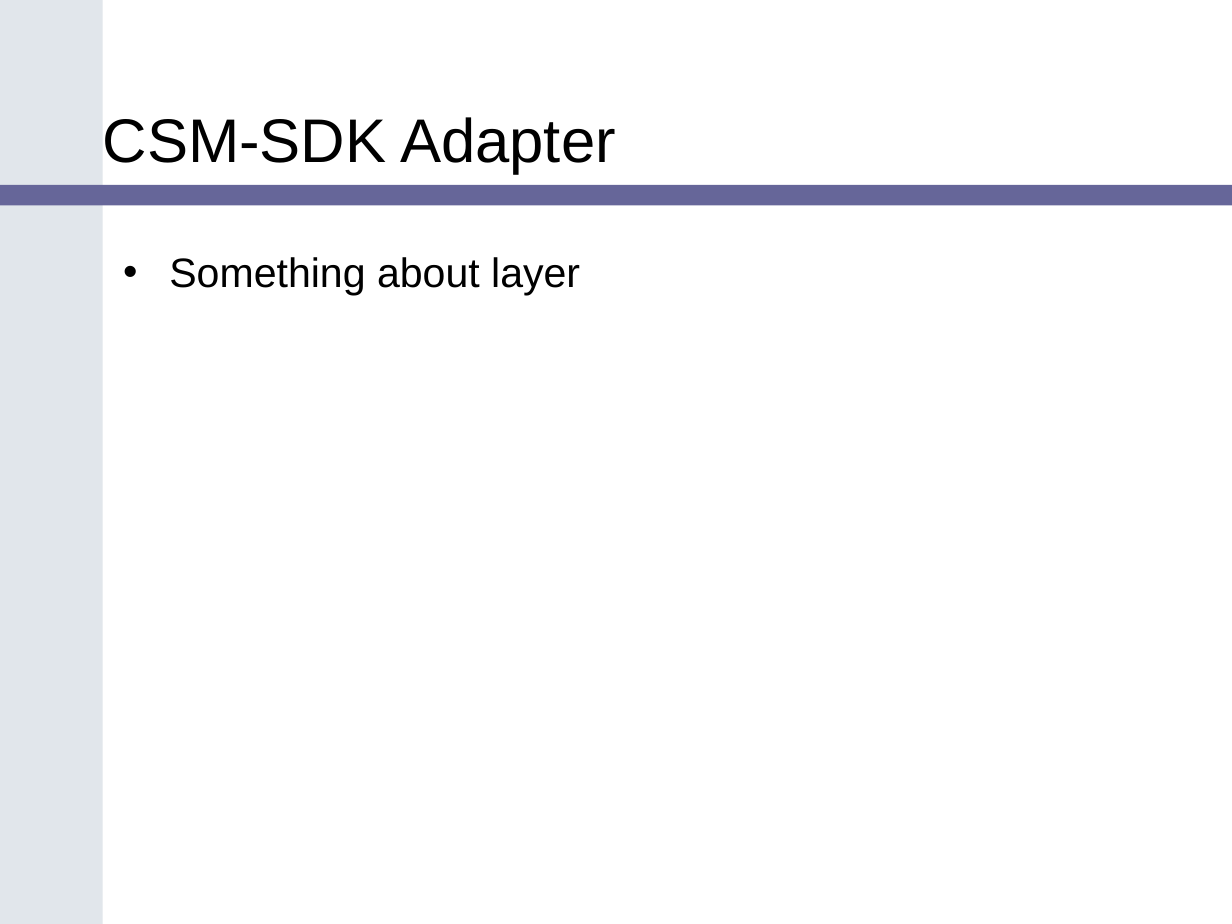
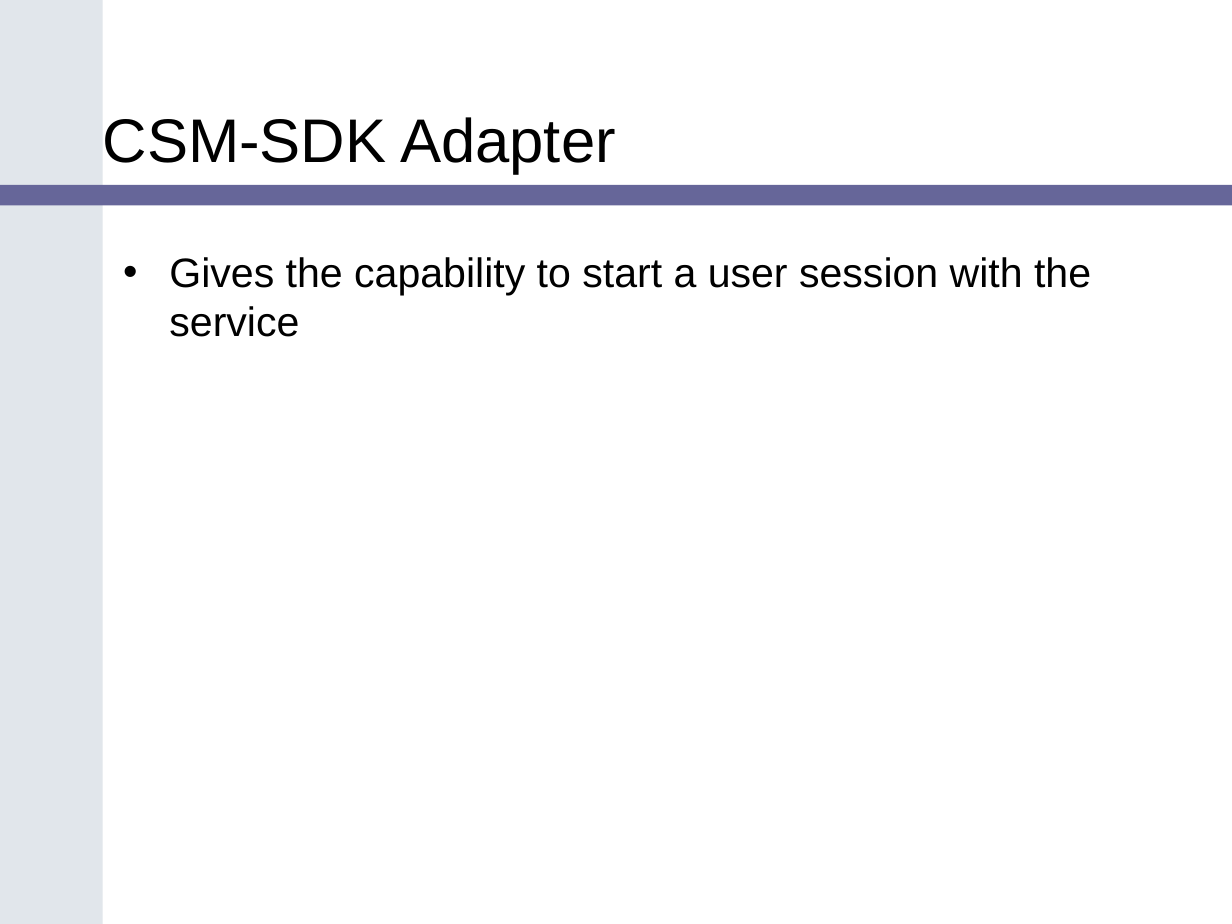
Before and after one commit to CBIIT/common-security-module-docs, a slide deck: slide 19 of Presentations/SDK_Bootcamp_CSM_v1.ppt. Drawn at 1232x924 pixels with LibreOffice and Linux fonts; fonts in the diff are those of the drawing; background and template pictures are left out. Boxes give left, top, right and bottom in pixels: in the first picture for what was removed or moved away, otherwise in the second. Text is boxed around its words. In the diff, an @@ line names an element or a change of style, - is before the commit and + after.

```diff
--- a/Presentations/SDK_Bootcamp_CSM_v1.ppt
+++ b/Presentations/SDK_Bootcamp_CSM_v1.ppt
@@ text at [169, 257, 1091, 337]: text changed @@
-• Something about layer
+• Gives the capability to start a user session with the service
```
Also in this commit, not shown: 2 other slides changed.
